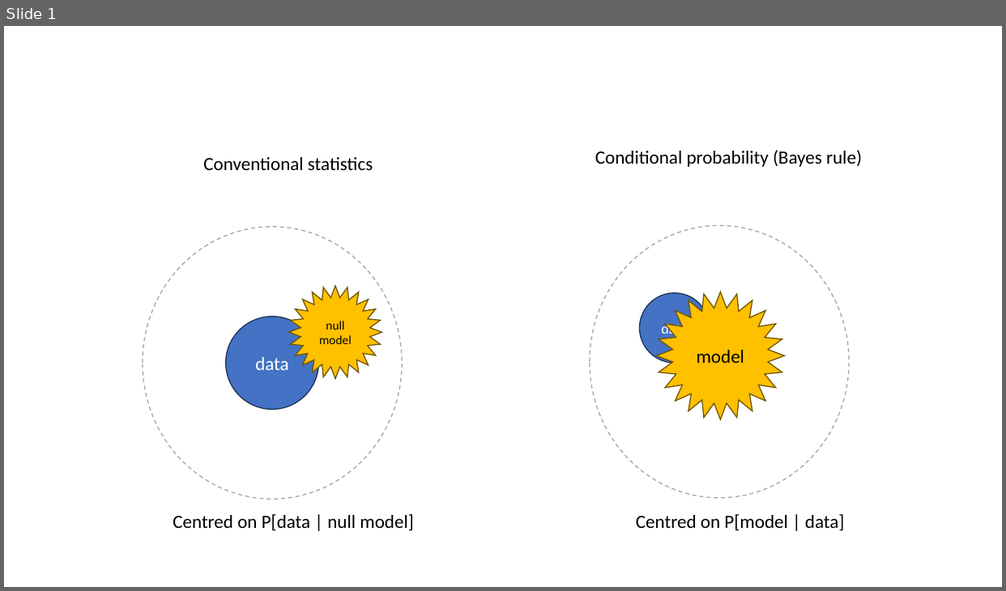
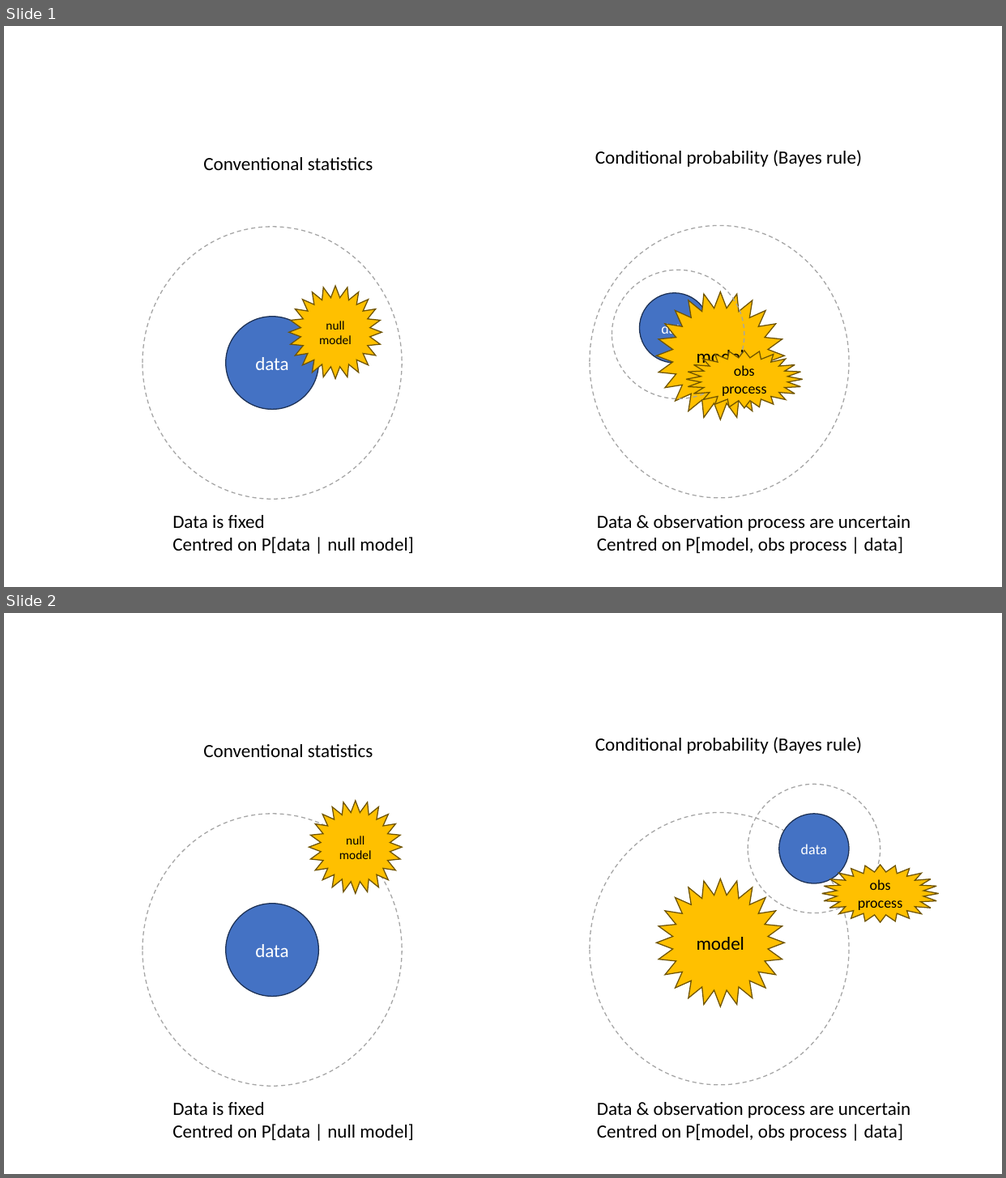
Before and after one commit to peterlevy/reproducibility_esa, a slide deck: images/copernican_revolution.pptx. Shown one above the other, each under a label of ours: slide 1 before the commit, slides 1 and 2 after it. The pictures are 1006x591 and 1006x1178 pixels, drawn with LibreOffice and Linux fonts; fonts in the diff are those of the drawing. Boxes give left, top, right and bottom in pixels: in the first picture for what was removed or moved away, otherwise in the second. Text is boxed around its words. In the diff, an @@ line names an element or a change of style, - is before the commit and + after.

```diff
--- a/images/copernican_revolution.pptx
+++ b/images/copernican_revolution.pptx
@@ slide 2 added at bbox=[4, 613, 1002, 1174], background #FFFFFF @@
@@ text added at bbox=[203, 744, 373, 757], 18 pt, text #000000 @@
+Conventional statistics
@@ text added at bbox=[595, 737, 862, 754], 18 pt, text #000000 @@
+Conditional probability (Bayes rule)
@@ star added at bbox=[309, 801, 402, 894], fill #FFC000, outline #705400 1 pt, 12 pt, text #000000 @@
+null
+model
@@ ellipse added at bbox=[748, 785, 880, 914], outline #A5A5A5 1 pt dashed @@
@@ ellipse added at bbox=[143, 814, 403, 1086], fill #FFFFFF, outline #A5A5A5 1 pt dashed @@
@@ ellipse added at bbox=[590, 813, 849, 1085], fill #FFFFFF, outline #A5A5A5 1 pt dashed @@
@@ ellipse added at bbox=[780, 814, 849, 884], fill #4472C4, outline #1E3256 1 pt, 14 pt, text #FFFFFF @@
+data
@@ star added at bbox=[657, 879, 785, 1007], fill #FFC000, outline #705400 1 pt, 18 pt, text #000000 @@
+model
@@ star added at bbox=[822, 865, 939, 922], fill #FFC000, outline #705400 1 pt, 14 pt, text #000000 @@
+obs
+process
@@ ellipse added at bbox=[226, 904, 318, 996], fill #4472C4, outline #1E3256 1 pt, 18 pt, text #FFFFFF @@
+data
@@ text added at bbox=[172, 1102, 414, 1140], 18 pt, text #000000 @@
+Data is fixed
+Centred on P[data | null model]
@@ text added at bbox=[597, 1102, 910, 1141], 18 pt, text #000000 @@
+Data & observation process are uncertain
+Centred on P[model, obs process | data]
@@ slide 1 changed as well @@
@@ ellipse added at bbox=[612, 270, 744, 399], outline #A5A5A5 1 pt dashed @@
@@ star added at bbox=[686, 351, 803, 408], fill #FFC000, outline #705400 1 pt, 14 pt, text #000000 @@
+obs
+process
@@ text at bbox=[172, 515, 265, 528]: paragraph added @@
+Data is fixed
@@ text at bbox=[597, 515, 910, 554]: text changed @@
-Centred on P[model | data]
+Data & observation process are uncertain
+Centred on P[model, obs process | data]
```
Also in this commit, not shown: 8 other files.
